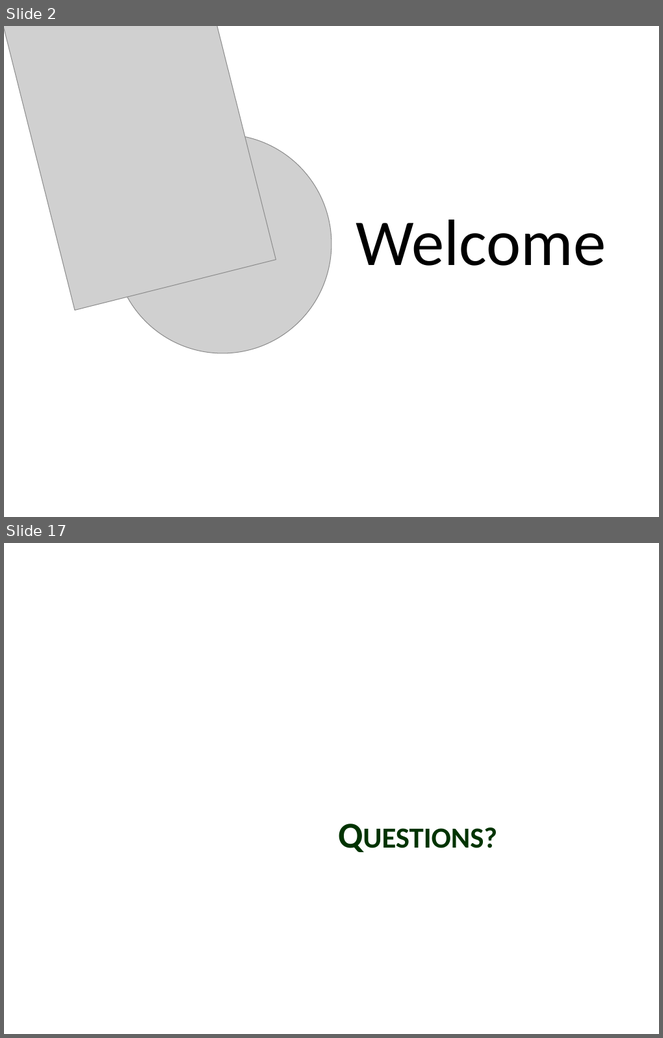
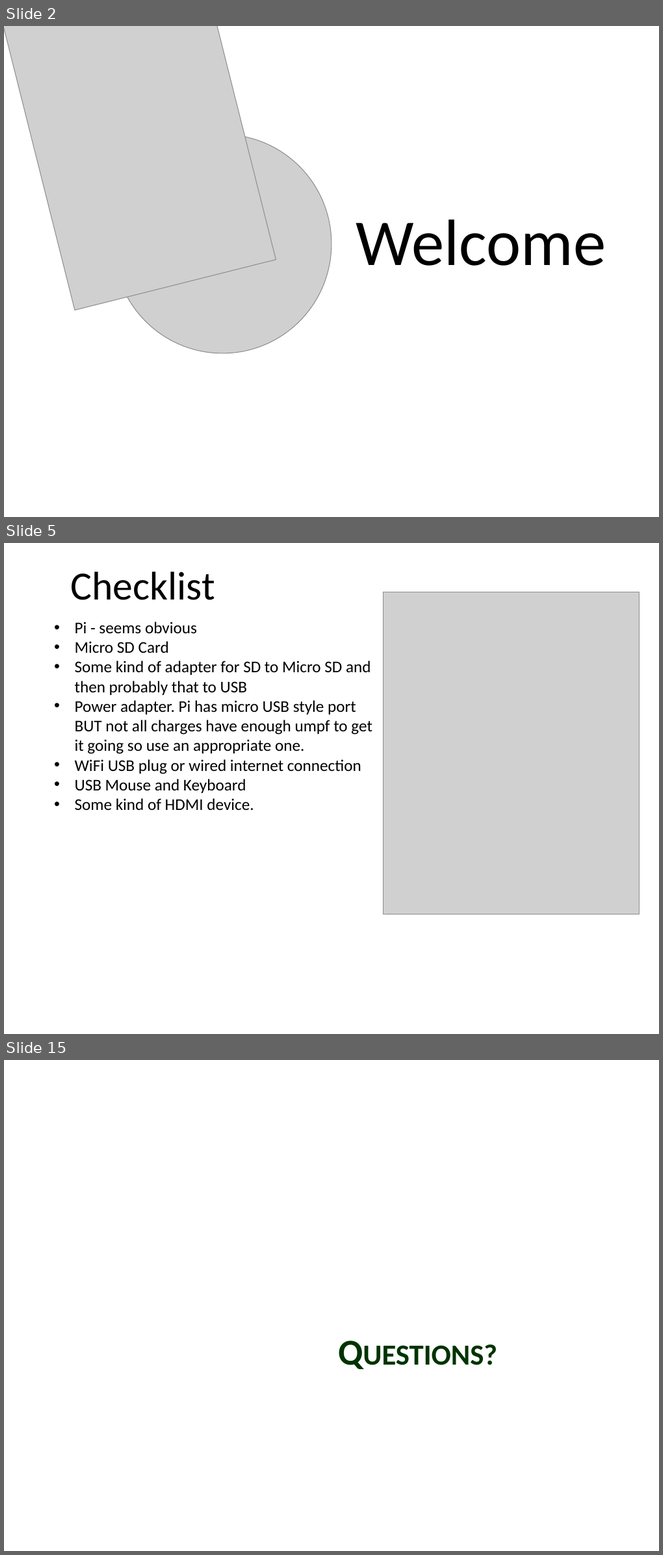
Before and after one commit to GaurG/IoT, a slide deck: IoT.pptx. Shown one above the other, each under a label of ours: slides 2 and 17 before the commit, slides 2, 5 and 15 after it; the slides between them are not shown. The pictures are 663x1038 and 663x1555 pixels, drawn with LibreOffice and Linux fonts; fonts in the diff are those of the drawing; grey boxes stand for pictures; background and template pictures are left out. Boxes give left, top, right and bottom in pixels: in the first picture for what was removed or moved away, otherwise in the second. Text is boxed around its words. In the diff, an @@ line names an element or a change of style, - is before the commit and + after.

```diff
--- a/IoT.pptx
+++ b/IoT.pptx
@@ slide 5 added at (4,543,659,1034), background picture (left out) @@
@@ title added at (71,572,215,600), 44 pt, text #000000 @@
+Checklist
@@ picture added at (384,592,640,915) @@
@@ text added at (75,622,372,810), 18 pt, text #000000 @@
+• Pi - seems obvious
+• Micro SD Card
+• Some kind of adapter for SD to Micro SD and then probably that to USB
+• Power adapter. Pi has micro USB style port BUT not all charges have enough umpf to get it going so use an appropriate one.
+• WiFi USB plug or wired internet connection
+• USB Mouse and Keyboard
+• Some kind of HDMI device.
@@ what was slide 17 is now slide 15 @@
```
Also in this commit, not shown: 2 slides changed, 10 other slides added, 13 slides removed.
